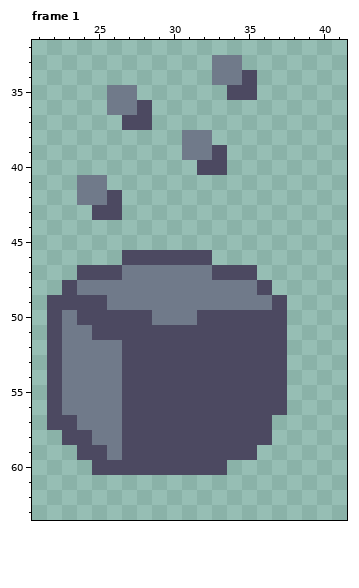
A pixel-art file gets an edit: assets/sprites/SPIKE_Cooking_pot.aseprite. Above, as it was before the edit.
64x64 pixels, 1 frame. Shown: frame 1: x 21..41, y 32..63. The commit also changed other frames, which this record leaves out.
Now the later version:
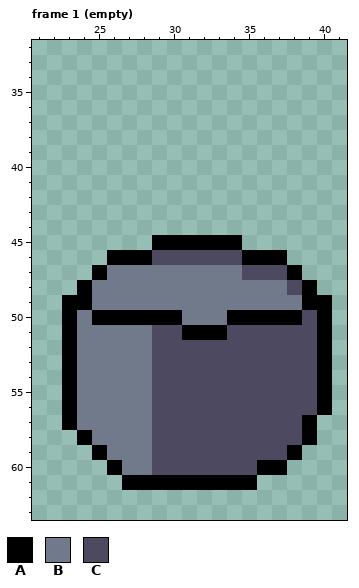
Palette (. is transparent): A #000000  B #707a8a  C #4c4961
Diff:
--- frame 1 (empty)
@@ x 21..41 @@
 32 .....................
-33 ............BB.......
-34 ............BBC......
-35 .....BB......CC......
-36 .....BBC.............
-37 ......CC.............
-38 ..........BB.........
-39 ..........BBC........
-40 ...........CC........
-41 ...BB................
-42 ...BBC...............
-43 ....CC...............
+33 .....................
+34 .....................
+35 .....................
+36 .....................
+37 .....................
+38 .....................
+39 .....................
+40 .....................
+41 .....................
+42 .....................
+43 .....................
 44 .....................
-45 .....................
-46 ......CCCCCC.........
-47 ...CCCBBBBBBCCC......
-48 ..CBBBBBBBBBBBBC.....
-49 .CCCCBBBBBBBBBBBC....
-50 .CBCCCCCBBBCCCCCC....
-51 .CBBCCCCCCCCCCCCC....
-52 .CBBBBCCCCCCCCCCC....
-53 .CBBBBCCCCCCCCCCC....
-54 .CBBBBCCCCCCCCCCC....
-55 .CBBBBCCCCCCCCCCC....
-56 .CBBBBCCCCCCCCCCC....
-57 .CCBBBCCCCCCCCCC.....
-58 ..CCBBCCCCCCCCCC.....
-59 ...CCBCCCCCCCCC......
-60 ....CCCCCCCCC........
-61 .....................
+45 ........AAAAAA.......
+46 .....AAACCCCCCAAA....
+47 ....ABBBBBBBBBCCCA...
+48 ...ABBBBBBBBBBBBBCA..
+49 ..AABBBBBBBBBBBBBBAA.
+50 ..ABAAAAAABBBAAAAACA.
+51 ..ABBBBBCCAAACCCCCCA.
+52 ..ABBBBBCCCCCCCCCCCA.
+53 ..ABBBBBCCCCCCCCCCCA.
+54 ..ABBBBBCCCCCCCCCCCA.
+55 ..ABBBBBCCCCCCCCCCCA.
+56 ..ABBBBBCCCCCCCCCCCA.
+57 ..ABBBBBCCCCCCCCCCA..
+58 ...ABBBBCCCCCCCCCCA..
+59 ....ABBBCCCCCCCCCA...
+60 .....ABBCCCCCCCAA....
+61 ......AAAAAAAAA......
 62 .....................
